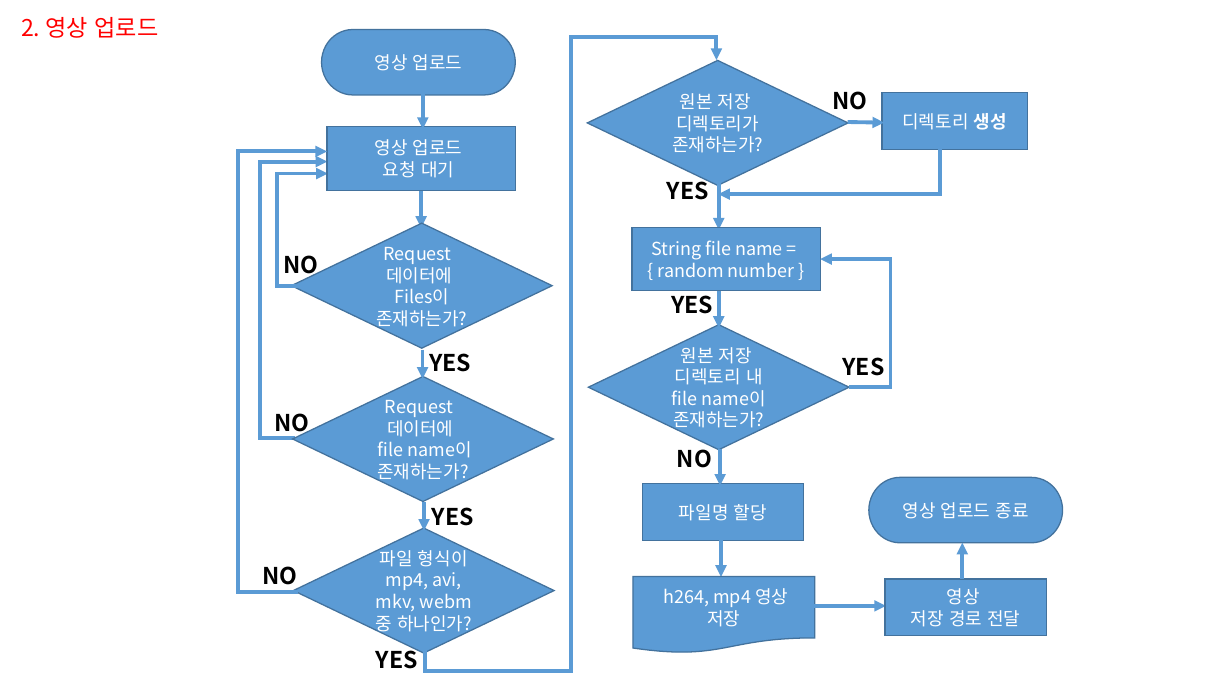
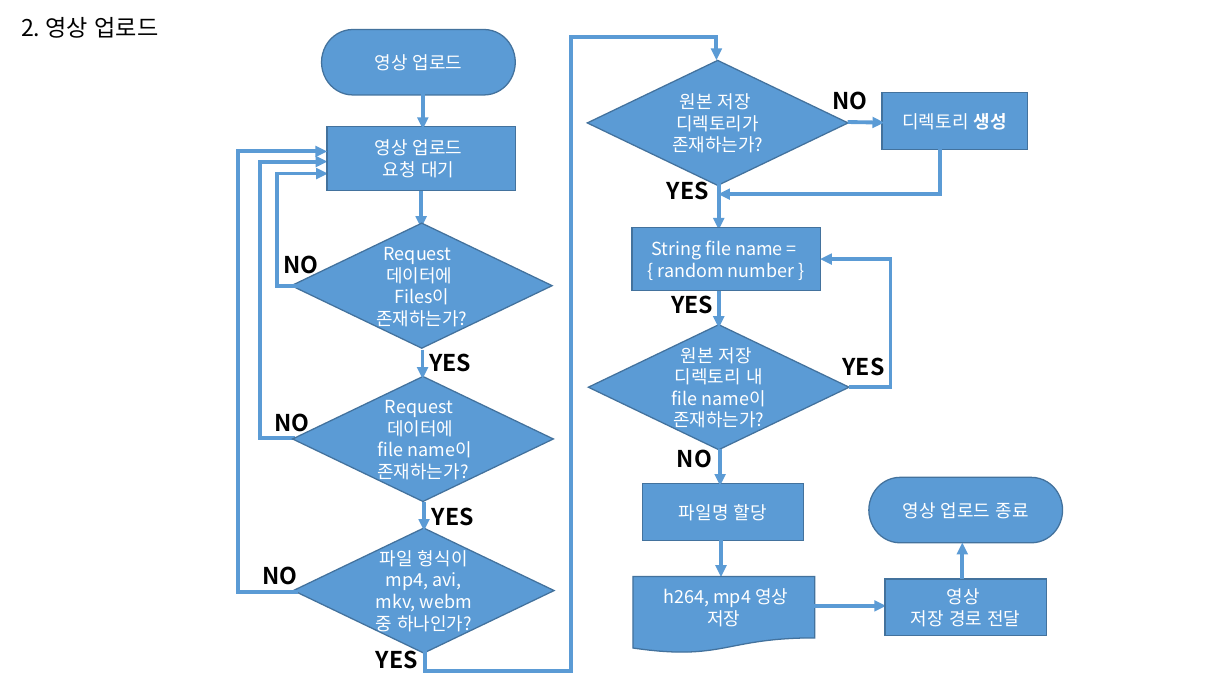
Before and after one commit to sweetleejoohyun/toy_backend, a slide deck: slide 3 of docs/순서도.pptx. Drawn at 1232x693 pixels with LibreOffice and Linux fonts; fonts in the diff are those of the drawing. Boxes give left, top, right and bottom in pixels: in the first picture for what was removed or moved away, otherwise in the second. Text is boxed around its words. In the diff, an @@ line names an element or a change of style, - is before the commit and + after.

```diff
--- a/docs/순서도.pptx
+++ b/docs/순서도.pptx
@@ text "2. 영상 업로드" at [21,17,159,38]: text colour #FF0000 to #000000 @@
```
Also in this commit, not shown: 1 other slide changed, 1 slide removed, 2 other files.
